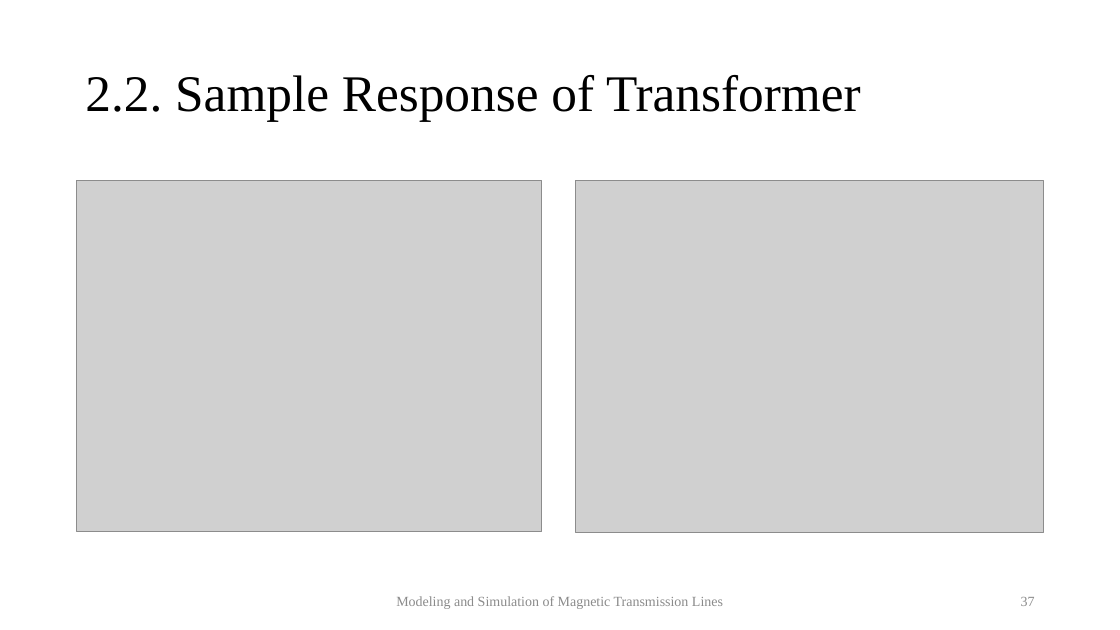
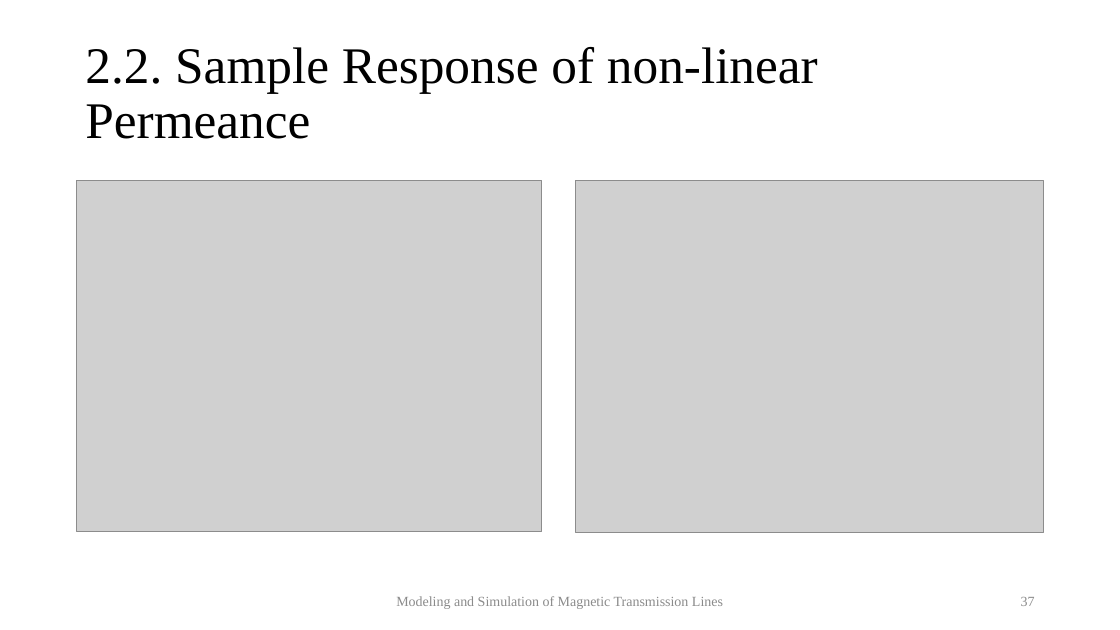
Before and after one commit to MuhammadShamaas1997/Electrical-Engineering, a slide deck: slide 37 of MS/Spring 2020/Thesis/Magnetic Transmission Lines/Thesis Final Presentation.pptx. Drawn at 1120x630 pixels with LibreOffice and Linux fonts; fonts in the diff are those of the drawing; grey boxes stand for pictures. Boxes give left, top, right and bottom in pixels: in the first picture for what was removed or moved away, otherwise in the second. Text is boxed around its words. In the diff, an @@ line names an element or a change of style, - is before the commit and + after.

```diff
--- a/MS/Spring 2020/Thesis/Magnetic Transmission Lines/Thesis Final Presentation.pptx
+++ b/MS/Spring 2020/Thesis/Magnetic Transmission Lines/Thesis Final Presentation.pptx
@@ title at bbox=[85, 47, 818, 139]: text changed @@
-2.2. Sample Response of Transformer
+2.2. Sample Response of non-linear Permeance
```
Also in this commit, not shown: 12 other slides changed, 1 slide added.
